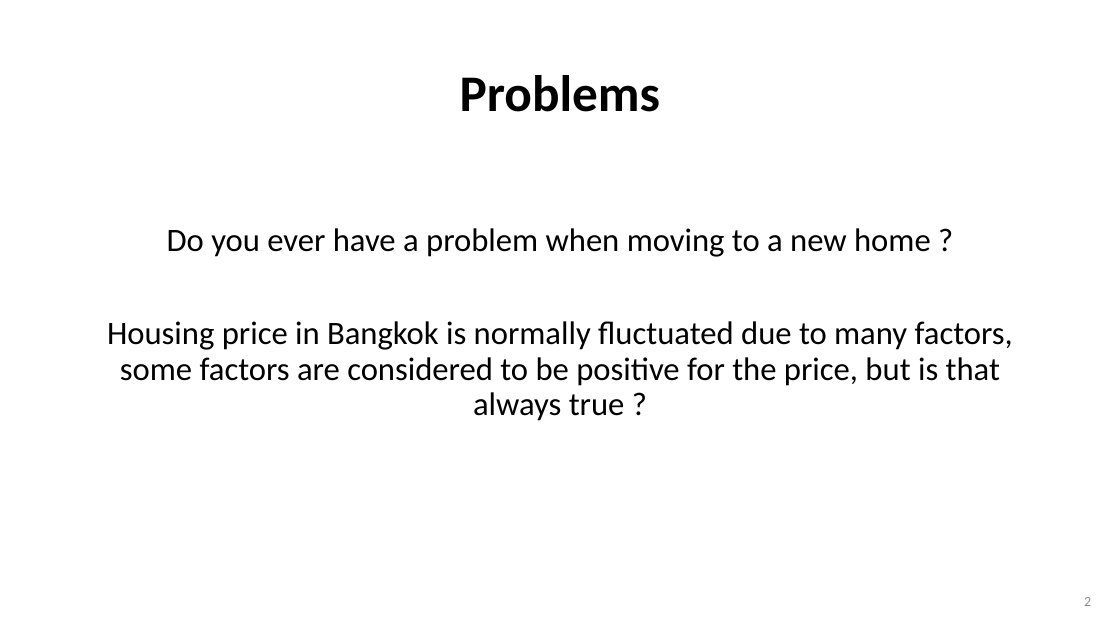
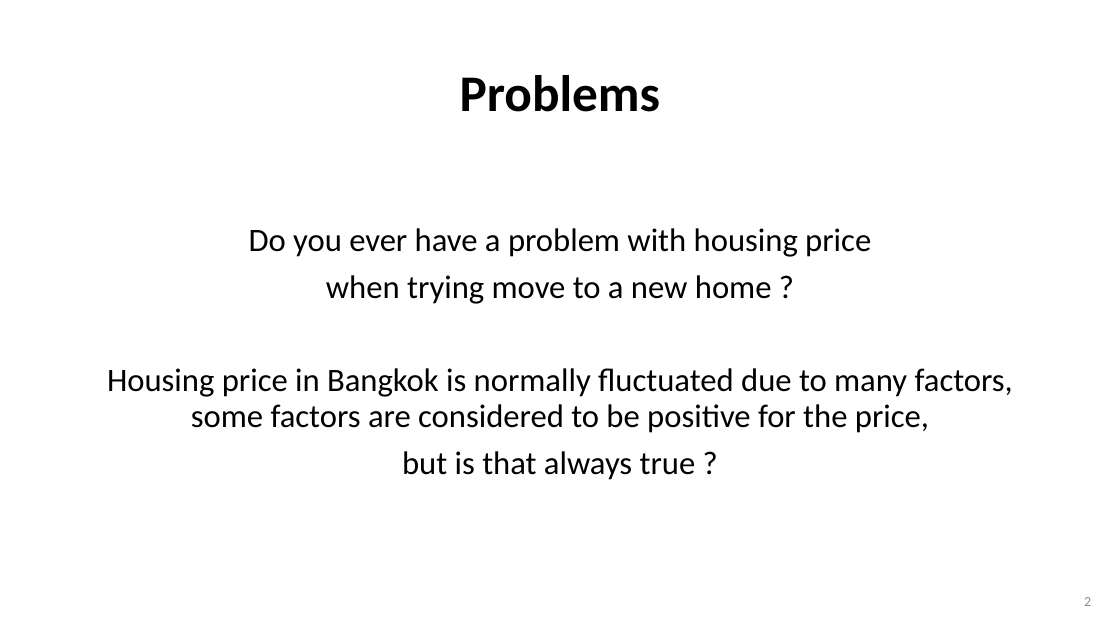
Before and after one commit to wtwwitt/project_2_bangkok_housing_price, a slide deck: slide 2 of presentation/Bangkok Housing Price Prediction for buyers and sellers.pptx. Drawn at 1120x630 pixels with LibreOffice and Linux fonts; fonts in the diff are those of the drawing; background and template pictures are left out. Boxes give left, top, right and bottom in pixels: in the first picture for what was removed or moved away, otherwise in the second. Text is boxed around its words. In the diff, an @@ line names an element or a change of style, - is before the commit and + after.

```diff
--- a/presentation/Bangkok Housing Price Prediction for buyers and sellers.pptx
+++ b/presentation/Bangkok Housing Price Prediction for buyers and sellers.pptx
@@ rectangle added at (0, 0, 1120, 630), fill #FFFFFF at 70% opacity, outline #FFFFFF 1 pt @@
@@ text at (107, 228, 1013, 480): text changed @@
-Do you ever have a problem when moving to a new home ?
-Housing price in Bangkok is normally fluctuated due to many factors, some factors are considered to be positive for the price, but is that always true ?
+Do you ever have a problem with housing price
+when trying move to a new home ?
+Housing price in Bangkok is normally fluctuated due to many factors, some factors are considered to be positive for the price,
+but is that always true ?
```
Also in this commit, not shown: 8 other slides changed, 1 slide added, 3 other files.
